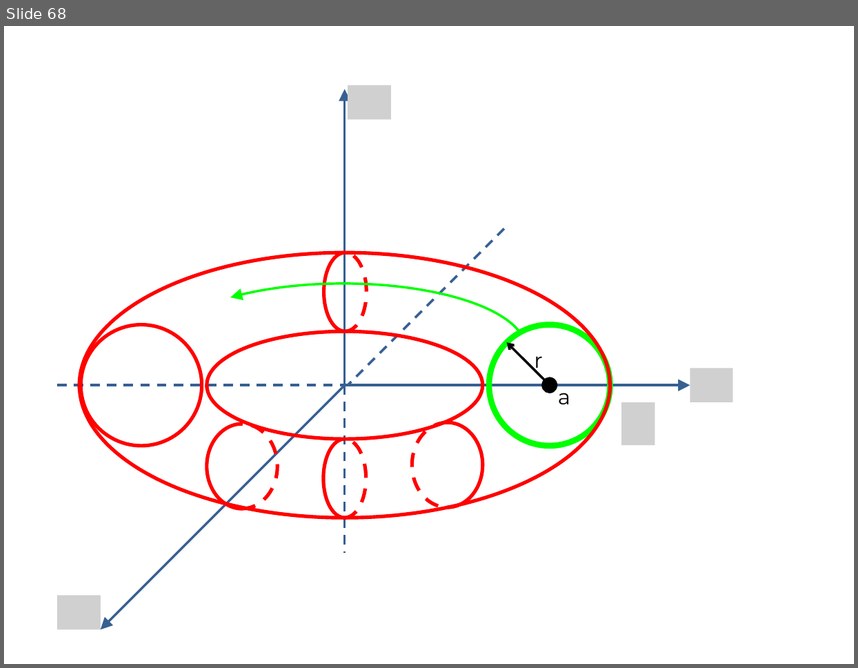
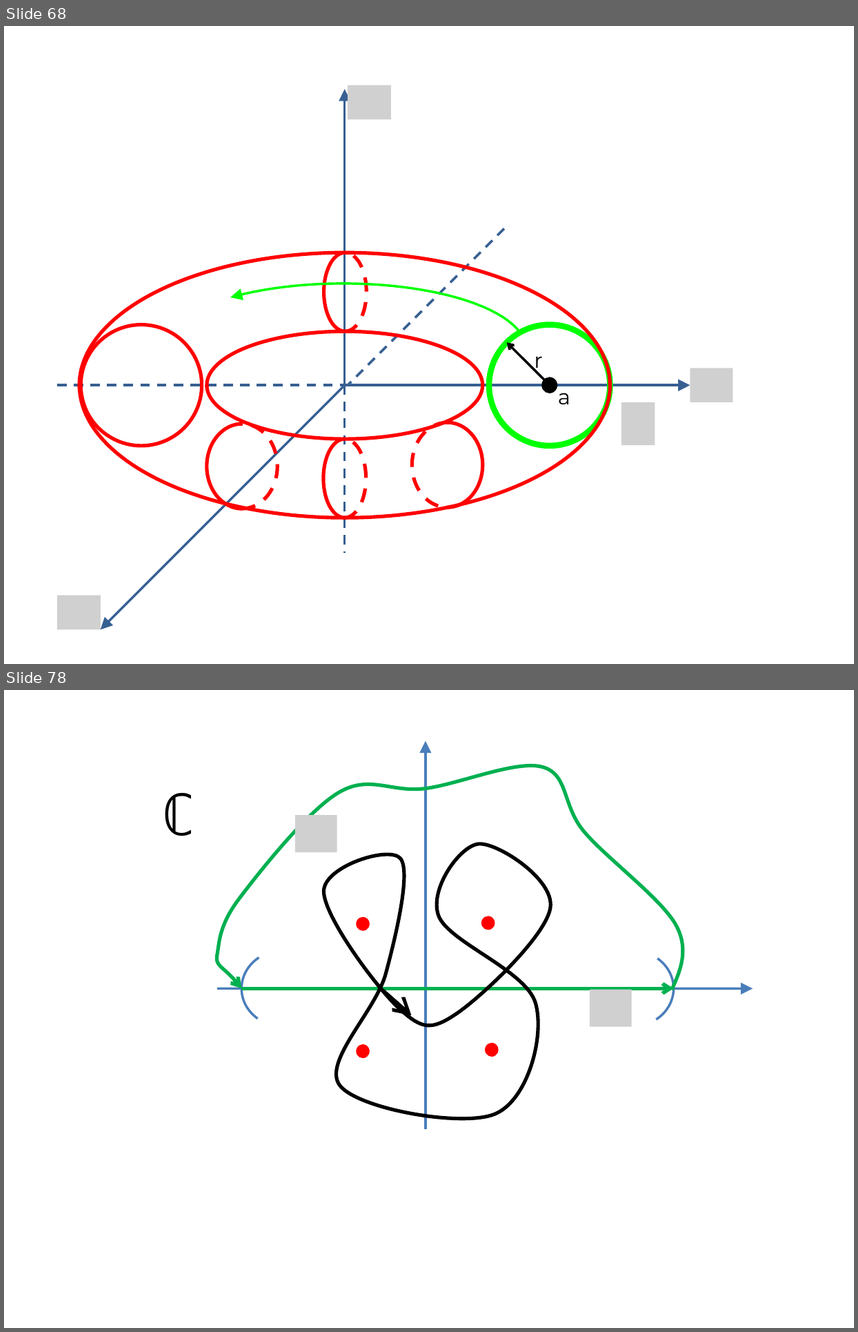
Before and after one commit to lutteropp/GeoTopo, a slide deck: images/Bilder.pptx. Shown one above the other, each under a label of ours: slide 68 before the commit, slides 68 and 78 after it; the slides between them are not shown. The pictures are 858x668 and 858x1332 pixels, drawn with LibreOffice and Linux fonts; fonts in the diff are those of the drawing; grey boxes stand for pictures. Boxes give left, top, right and bottom in pixels: in the first picture for what was removed or moved away, otherwise in the second. Text is boxed around its words. In the diff, an @@ line names an element or a change of style, - is before the commit and + after.

```diff
--- a/images/Bilder.pptx
+++ b/images/Bilder.pptx
@@ slide 78 added at (x1=4, y1=690, x2=854, y2=1328), background #FFFFFF @@
@@ arrow added from (426, 1129) to (426, 741), #4B7EBC 2 pt @@
@@ freeform shape added at (x1=217, y1=766, x2=682, y2=989), outline #00B050 3 pt @@
@@ text added at (x1=161, y1=793, x2=195, y2=836), 48 pt, text #000000, bold @@
+ℂ
@@ picture added at (x1=296, y1=815, x2=337, y2=852) @@
@@ freeform shape added at (x1=323, y1=844, x2=550, y2=1118), outline #000000 3 pt @@
@@ ellipse added at (x1=356, y1=917, x2=370, y2=931), fill #FF0000 @@
@@ ellipse added at (x1=481, y1=916, x2=495, y2=929), fill #FF0000 @@
@@ arc (boxed as its full ellipse) added at (x1=241, y1=951, x2=326, y2=1027), outline #4B7EBC 2 pt @@
@@ arc (boxed as its full ellipse) added at (x1=589, y1=951, x2=673, y2=1027), outline #4B7EBC 2 pt @@
@@ arrow added from (217, 988) to (753, 988), #4B7EBC 2 pt @@
@@ arrow added from (242, 988) to (674, 988), #00B050 3 pt @@
@@ arrow added from (382, 989) to (411, 1016), #000000 3 pt @@
@@ picture added at (x1=590, y1=989, x2=631, y2=1027) @@
@@ ellipse added at (x1=356, y1=1045, x2=370, y2=1058), fill #FF0000 @@
@@ ellipse added at (x1=485, y1=1043, x2=499, y2=1056), fill #FF0000 @@
```
Also in this commit, not shown: 9 other slides added, 24 other files.
